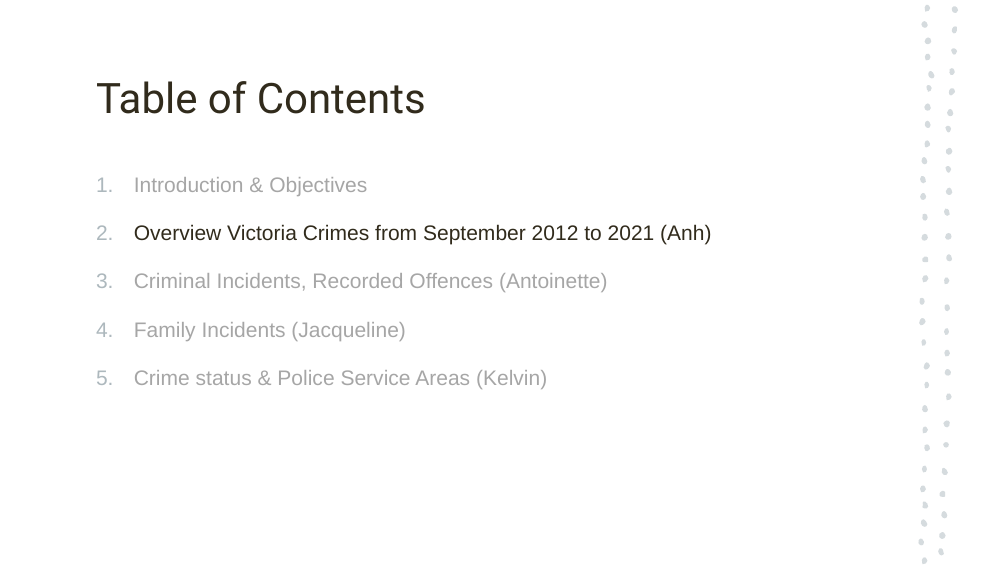
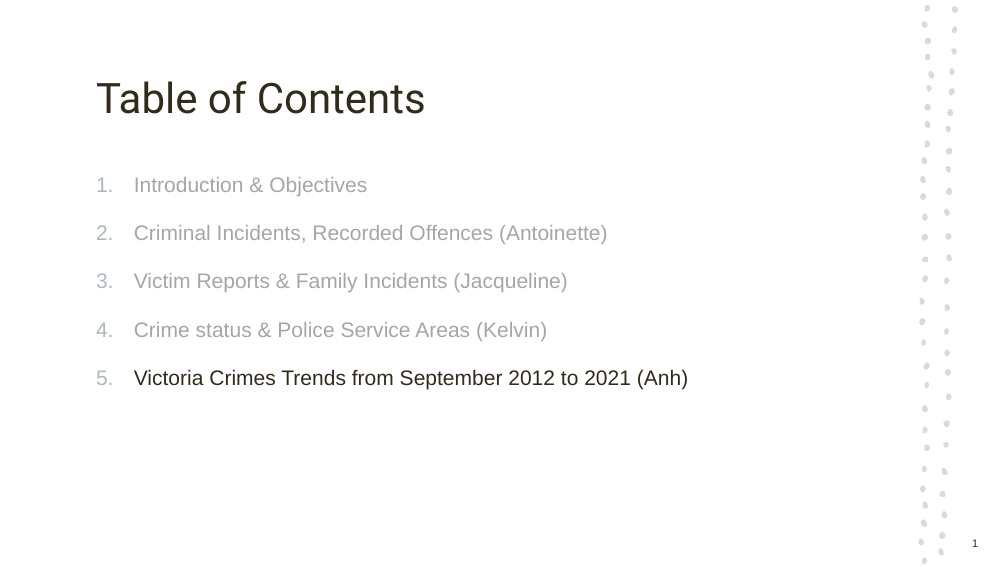
Before and after one commit to antoinetteboyle/Project-1, a slide deck: slide 1 of Crime_Victoria_PowerPoint_Presentation_temporary_Anh.pptx (slide 2 before the commit). Drawn at 1008x567 pixels with LibreOffice and Linux fonts; fonts in the diff are those of the drawing. Boxes give left, top, right and bottom in pixels: in the first picture for what was removed or moved away, otherwise in the second. Text is boxed around its words. In the diff, an @@ line names an element or a change of style, - is before the commit and + after.

Commit message:
AH - update pptx and upload finding report

```diff
--- a/Crime_Victoria_PowerPoint_Presentation_temporary_Anh.pptx
+++ b/Crime_Victoria_PowerPoint_Presentation_temporary_Anh.pptx
@@ text at [134,224,711,245]: paragraph removed @@
-2. Overview Victoria Crimes from September 2012 to 2021 (Anh)
@@ text at [134,273,567,292]: text changed @@
-4. Family Incidents (Jacqueline)
+3. Victim Reports & Family Incidents (Jacqueline)
@@ text at [134,369,688,390]: paragraph added @@
+5. Victoria Crimes Trends from September 2012 to 2021 (Anh)
@@ page number added at [972,539,978,547], 10.5 pt, text #312B1C @@
+1
```
Also in this commit, not shown: 5 other slides changed, 2 slides added, 1 slide removed, 3 other files.
